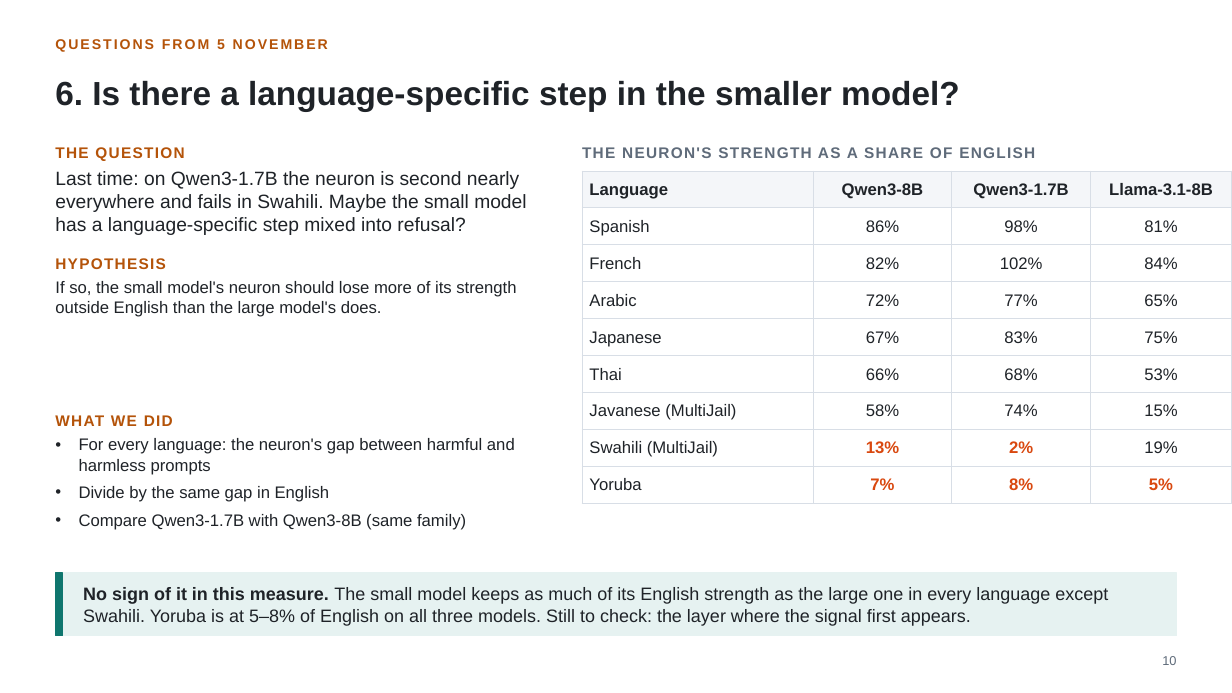
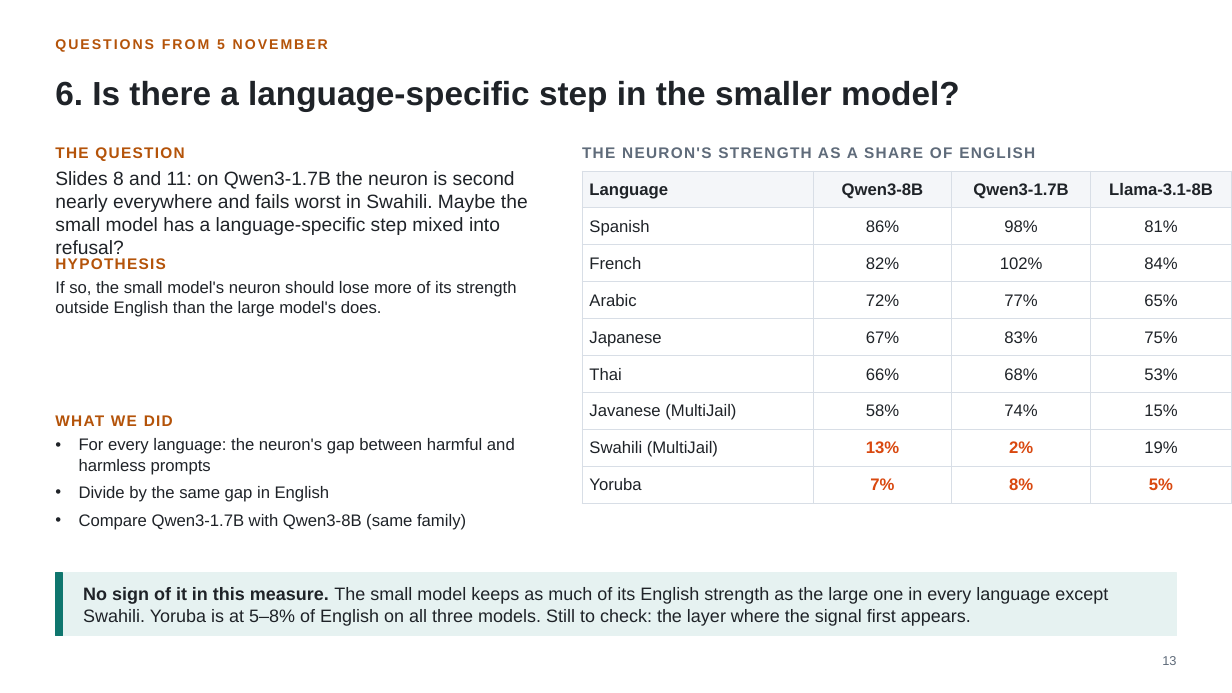
Before and after one commit to fjoad/refusal-neurons, a slide deck: slide 13 of slides/refusal_neurons_2026-11-12.pptx (slide 10 before the commit). Drawn at 1232x693 pixels with LibreOffice and Linux fonts; fonts in the diff are those of the drawing. Boxes give left, top, right and bottom in pixels: in the first picture for what was removed or moved away, otherwise in the second. Text is boxed around its words. In the diff, an @@ line names an element or a change of style, - is before the commit and + after.

```diff
--- a/slides/refusal_neurons_2026-11-12.pptx
+++ b/slides/refusal_neurons_2026-11-12.pptx
@@ text at (55, 171, 528, 254): text changed @@
-Last time: on Qwen3-1.7B the neuron is second nearly everywhere and fails in Swahili. Maybe the small model has a language-specific step mixed into refusal?
+Slides 8 and 11: on Qwen3-1.7B the neuron is second nearly everywhere and fails worst in Swahili. Maybe the small model has a language-specific step mixed into refusal?
@@ text at (1162, 656, 1176, 665): text changed @@
-10
+13
```
Also in this commit, not shown: 13 other slides changed, 5 slides added, 12 other files.
